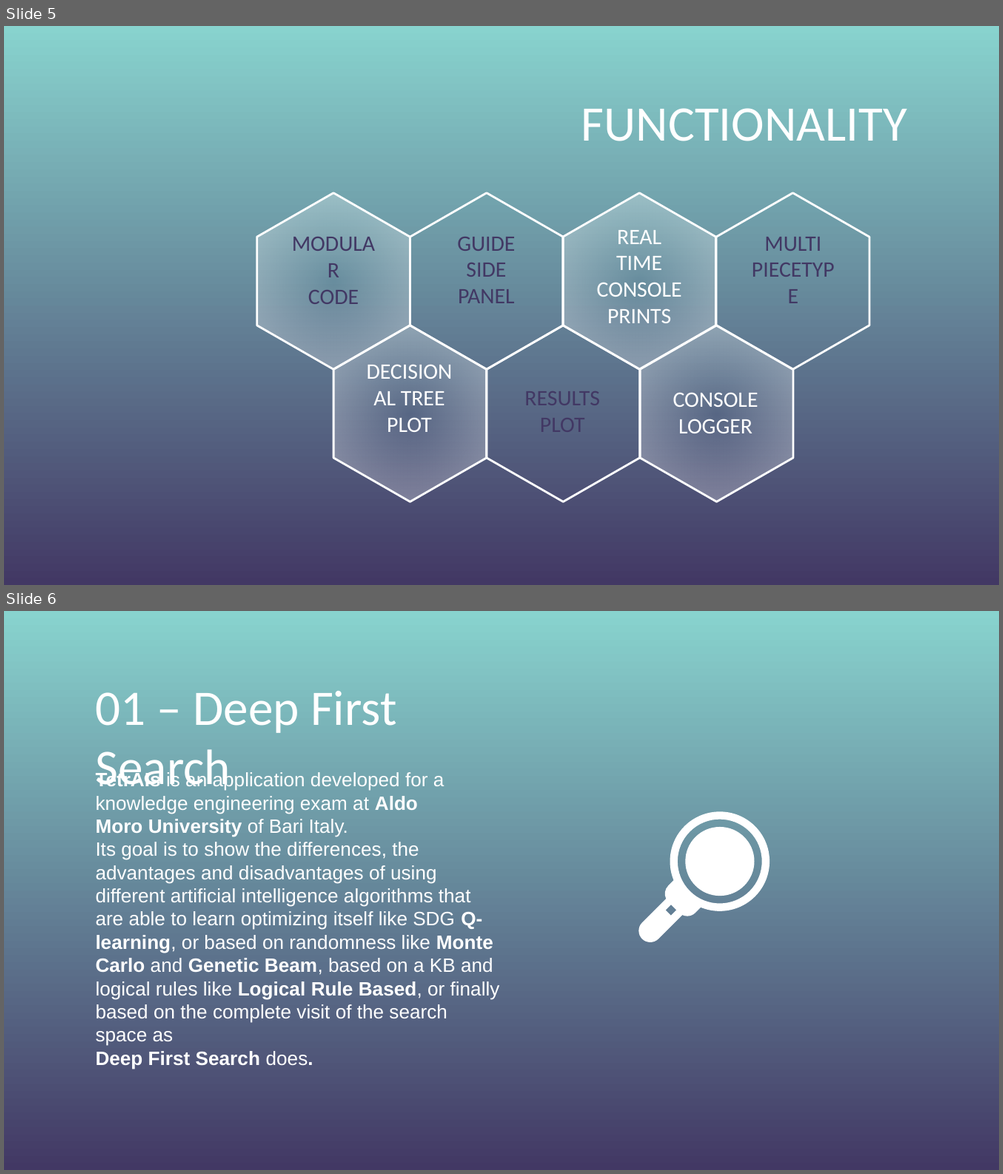
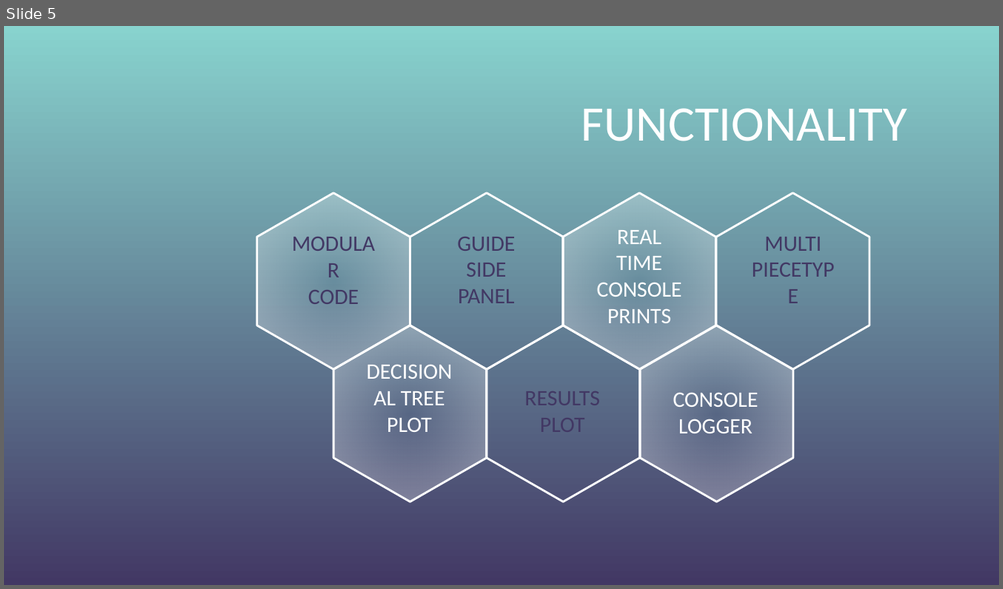
Before and after one commit to Chrism1c/TetrAIs, a slide deck: doc/Presentazione TetrAIs.pptx. Shown one above the other, each under a label of ours: slides 5 and 6 before the commit, slide 5 after it. The pictures are 1003x1174 and 1003x589 pixels, drawn with LibreOffice and Linux fonts; fonts in the diff are those of the drawing; background and template pictures are left out. Boxes give left, top, right and bottom in pixels: in the first picture for what was removed or moved away, otherwise in the second. Text is boxed around its words. In the diff, an @@ line names an element or a change of style, - is before the commit and + after.

```diff
--- a/doc/Presentazione TetrAIs.pptx
+++ b/doc/Presentazione TetrAIs.pptx
@@ slide 6 removed at box(4, 611, 999, 1170), background picture (left out) @@
@@ title removed at box(96, 691, 396, 797) @@
-01 – Deep First Search
@@ text removed at box(96, 771, 500, 1070) @@
-TetrAIs is an application developed for a knowledge engineering exam at Aldo Moro University of Bari Italy.
-Its goal is to show the differences, the advantages and disadvantages of using different artificial intelligence algorithms that are able to learn optimizing itself like SDG Q-learning, or based on randomness like Monte Carlo and Genetic Beam, based on a KB and logical rules like Logical Rule Based, or finally based on the complete visit of the search space as
-Deep First Search does.
@@ freeform shape removed at box(637, 812, 774, 943) @@
@@ freeform shape removed at box(686, 827, 754, 895) @@
```
Also in this commit, not shown: 1 slide changed, 1 slide added, 9 other files.
